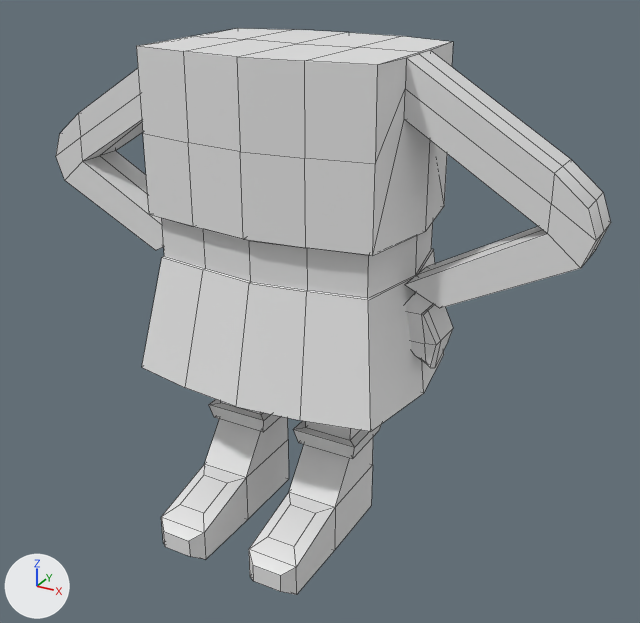
The Blender file Docs/Blends/GnomoJardim.blend as it was, and as the next commit left it.
The view is the same before and after, from a 50 mm lens placed at (5.87, -13.9, 8.06), pointed at (0.79, -4.66, 3.44). The lights are fixed; the arrows at lower left show +X, +Y and +Z. The picture after the commit comes second. Mesh edges are drawn as thin lines.
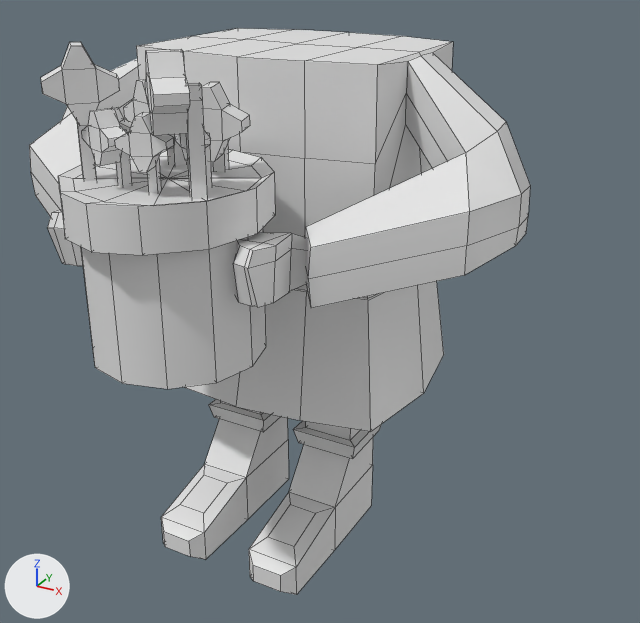
The edits, one by one:
me_cube is used by ob_cube; location (0.0, -3.98, 0.0).
me_cube had 168 vertices, 162 faces and spanned x -4.04..0.0, y -2.05..1.6, z -0.16..6.65.
me_cube now has 348 vertices, 334 faces and spans x -3.33..0.03, y -3.86..1.6, z -0.16..6.97.
me_cube part 1: a new loose piece of 37 vertices spanning x -1.12..0.0, y -3.86..-1.36, z 3.56..5.61, in mat_material (white #e7e7e7).
me_cube part 2: a new loose piece of 36 vertices spanning x -0.72..-0.28, y -2.96..-2.63, z 5.39..6.28, in mat_material (white #e7e7e7).
me_cube part 3: a new loose piece of 36 vertices spanning x -0.53..0.03, y -3.42..-3.0, z 5.21..6.36, in mat_material (white #e7e7e7).
me_cube part 4: a new loose piece of 36 vertices spanning x -0.78..0.03, y -2.55..-1.96, z 4.88..6.52, in mat_material (white #e7e7e7).
me_cube part 5: a new loose piece of 36 vertices spanning x -0.91..-0.16, y -3.58..-2.83, z 5.33..6.97, in mat_material (white #e7e7e7).
me_cube part 6: a new loose piece of 32 vertices spanning x -1.45..-0.92, y -3.12..-1.99, z 4.42..5.1, in mat_material (white #e7e7e7).
me_cube part 7: the loose piece of 32 vertices spanning x -2.27..-1.69, y -0.2..0.45, z 2.65..3.78 is deleted.
Part 8, on me_cube:
11 vertices are removed from x -4.04..-1.76, y -0.21..0.52, z 3.61..5.5.
20 faces are deleted.
20 vertices move from x -4.04..-1.66, y -0.21..0.52, z 3.83..6.63 to x -3.32..-1.26, y -1.87..0.52, z 4.32..6.61.
11 vertices are added at x -3.33..-1.23, y -2.41..-0.18, z 4.31..5.8.
20 new faces join them.
Other edits to the shape of me_cube do not show in these pictures.

Pixel boxes [x1, y1, x2, y2] of what changed, in the pictures (640 x 623 px; the box of a moved part takes in the faces that stretch with it):
'Cube', reshaped (10% narrower)
    before: [56, 28, 611, 595]
    after: [29, 28, 530, 595]
part 1 of me_cube, added
    after: [59, 149, 275, 389]
part 2 of me_cube, added (mostly hidden)
    after: [112, 107, 212, 188]
part 3 of me_cube, added
    after: [82, 108, 174, 193]
part 4 of me_cube, added
    after: [124, 79, 250, 172]
part 5 of me_cube, added
    after: [41, 42, 207, 200]
part 6 of me_cube, added
    after: [47, 209, 307, 307]
part 7 of me_cube, deleted
    before: [406, 292, 453, 368]
part 8 of me_cube, moved or reshaped
    before: [56, 42, 611, 308]
    after: [29, 42, 530, 308]
